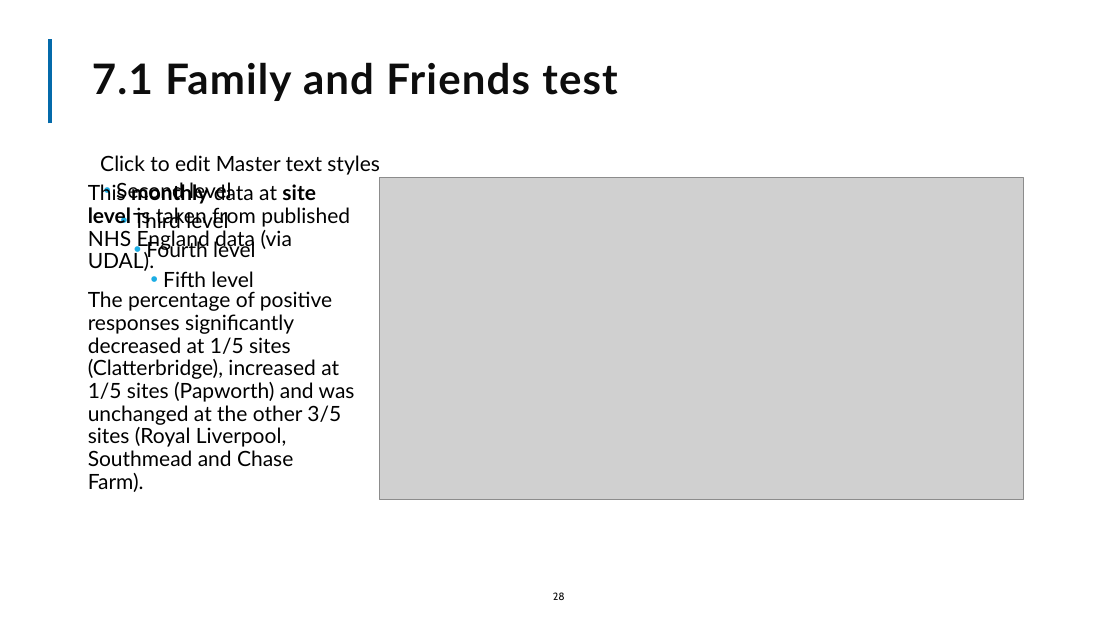
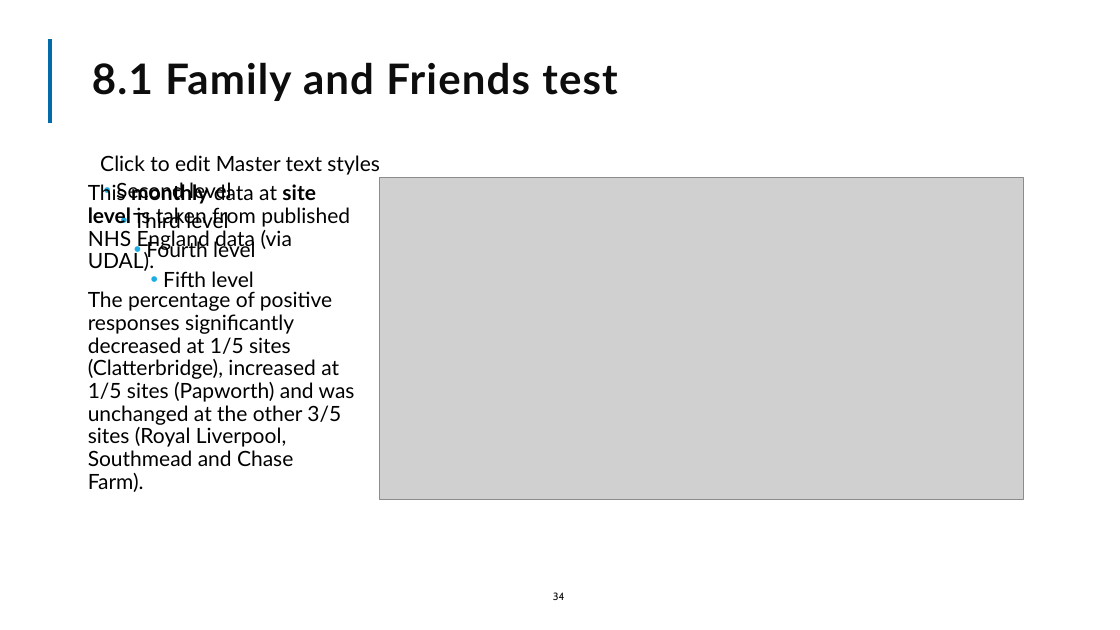
Before and after one commit to The-Strategy-Unit/nhp_sbr_impacts, a slide deck: slide 34 of NHP_SBR impacts_2024.pptx (slide 28 before the commit). Drawn at 1120x630 pixels with LibreOffice and Linux fonts; fonts in the diff are those of the drawing; grey boxes stand for pictures; background and template pictures are left out. Boxes give left, top, right and bottom in pixels: in the first picture for what was removed or moved away, otherwise in the second. Text is boxed around its words. In the diff, an @@ line names an element or a change of style, - is before the commit and + after.

Commit message:
Add/changes images to use in ppt render. Updated all text for presentation and latest render output.

```diff
--- a/NHP_SBR impacts_2024.pptx
+++ b/NHP_SBR impacts_2024.pptx
@@ title at (92,62,617,101): text changed @@
-7.1 Family and Friends test
+8.1 Family and Friends test
@@ page number at (553,592,565,600): text changed @@
-28
+34
```
Also in this commit, not shown: 30 other slides changed, 10 slides added, 3 other files.
